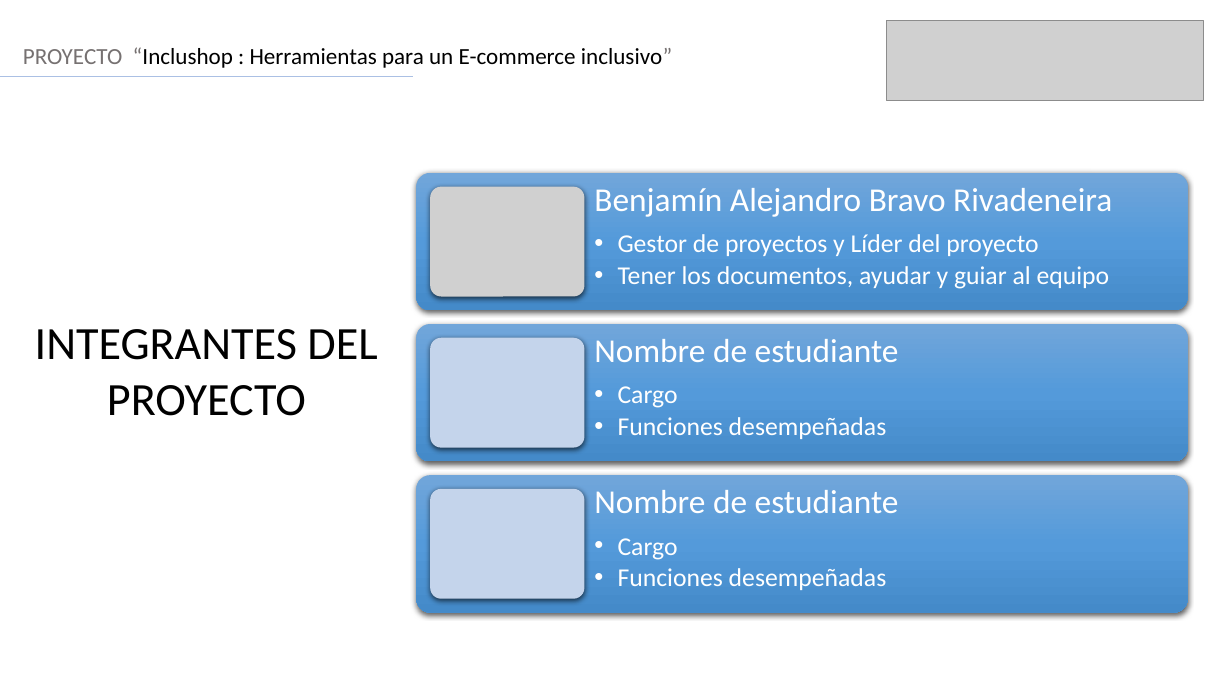
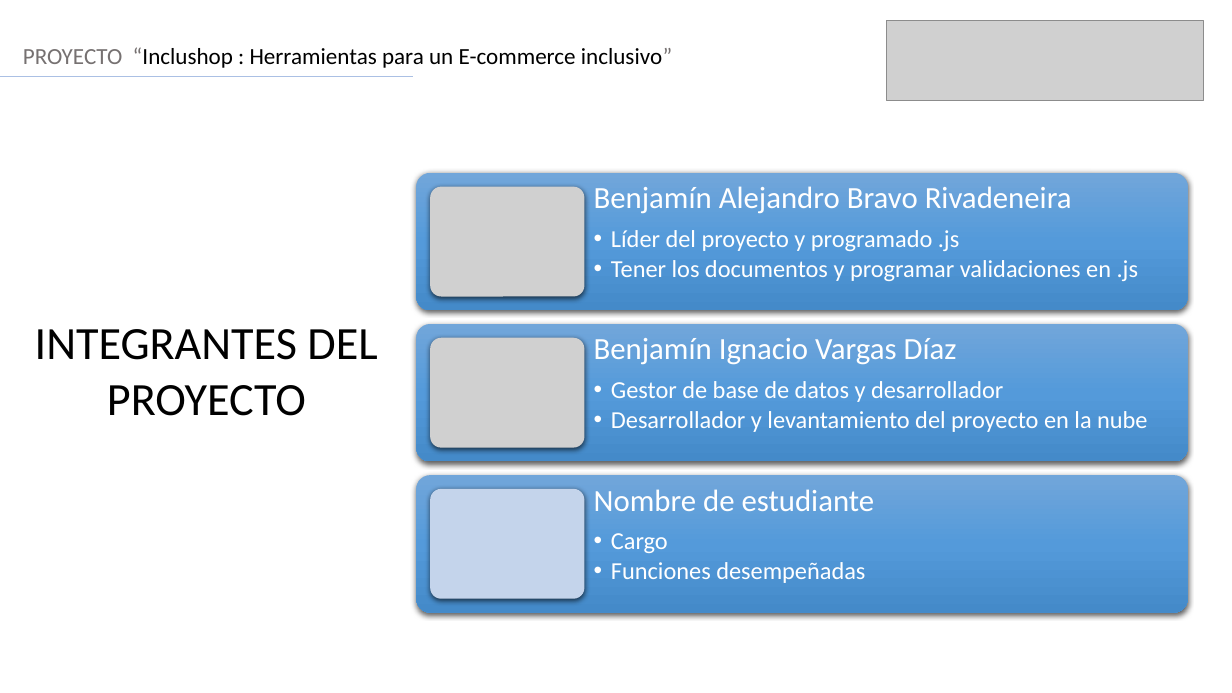
Before and after one commit to FelipeMunhoz18/FelipeMunhoz18-Bravo-Vargas-Munoz-Docs, a slide deck: slide 2 of Fase 3/Evidencias Grupales/Formato Presentación final.pptx. Drawn at 1232x693 pixels with LibreOffice and Linux fonts; fonts in the diff are those of the drawing; grey boxes stand for pictures. Boxes give left, top, right and bottom in pixels: in the first picture for what was removed or moved away, otherwise in the second. Text is boxed around its words. In the diff, an @@ line names an element or a change of style, - is before the commit and + after.

```diff
--- a/Fase 3/Evidencias Grupales/Formato Presentación final.pptx
+++ b/Fase 3/Evidencias Grupales/Formato Presentación final.pptx
@@ text at (x1=594, y1=186, x2=1072, y2=213): size 26 to 24 pt in "Benjamín Alejandro Bravo Rivadeneira" @@
@@ text at (x1=611, y1=230, x2=1138, y2=281): text changed; size 20 to 19 pt @@
-  • Gestor de proyectos y Líder del proyecto
-  • Tener los documentos, ayudar y guiar al equipo
+  • Líder del proyecto y programado .js
+  • Tener los documentos y programar validaciones en .js
@@ rounded rectangle removed at (x1=431, y1=338, x2=585, y2=448) @@
@@ picture added at (x1=431, y1=338, x2=585, y2=448) @@
@@ text at (x1=594, y1=338, x2=1147, y2=432): text changed; size 20 to 19 pt @@
-Nombre de estudiante
-  • Cargo
-  • Funciones desempeñadas
+Benjamín Ignacio Vargas Díaz
+  • Gestor de base de datos y desarrollador
+  • Desarrollador y levantamiento del proyecto en la nube
@@ text "Nombre de estudiante" at (x1=594, y1=489, x2=875, y2=583): size 26 to 24 pt in "Nombre de estudiante"; size 20 to 19 pt in "Cargo", "Funciones desempeñadas"; indent changed @@
```
Also in this commit, not shown: 3 other slides changed, 1 other file.
